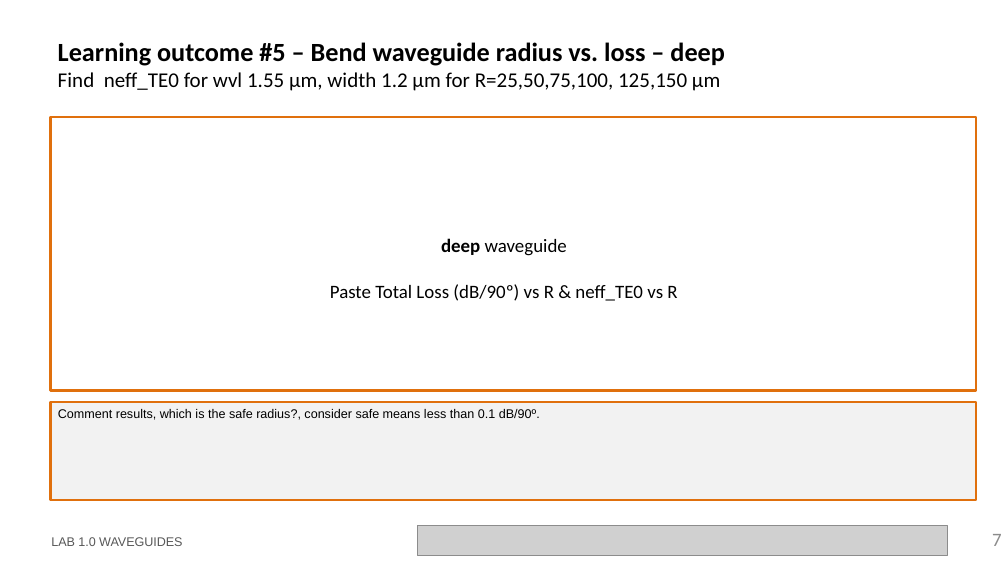
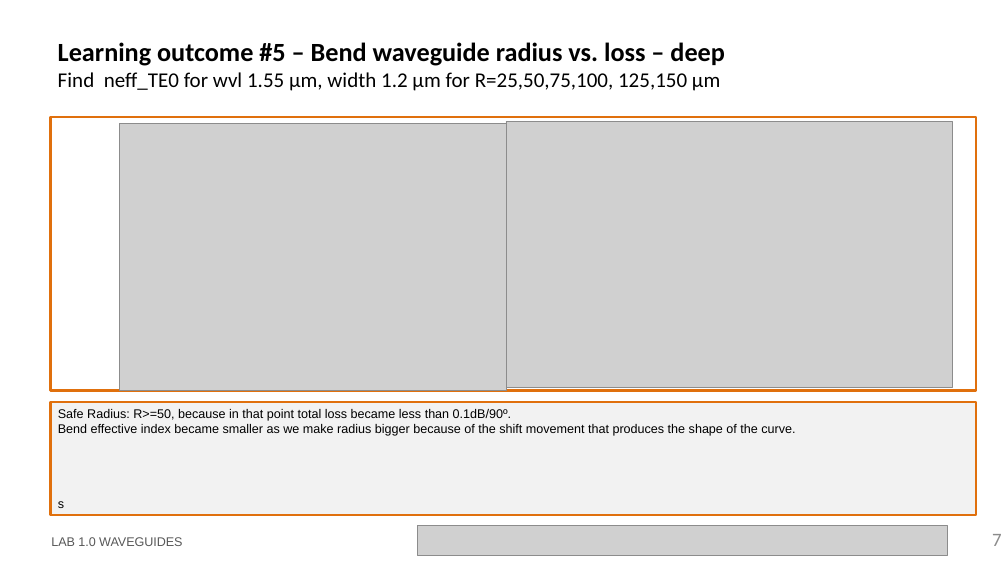
Before and after one commit to lorenagomezdiego/cifoin-lab1, a slide deck: slide 7 of LabBook_10.pptx. Drawn at 1008x567 pixels with LibreOffice and Linux fonts; fonts in the diff are those of the drawing; grey boxes stand for pictures; background and template pictures are left out. Boxes give left, top, right and bottom in pixels: in the first picture for what was removed or moved away, otherwise in the second. Text is boxed around its words. In the diff, an @@ line names an element or a change of style, - is before the commit and + after.

Commit message:
Exercise 4 and 5 done and commented on the pptx

```diff
--- a/LabBook_10.pptx
+++ b/LabBook_10.pptx
@@ picture added at <box>119,124,506,391</box> @@
@@ picture added at <box>506,122,953,387</box> @@
@@ rectangle "Safe Radius: R>=50, because in ...": place and size @@
-rectangle "Safe Radius: R>=50, because in ..." at <box>51,402,977,501</box>
+rectangle "Safe Radius: R>=50, because in ..." at <box>51,402,977,516</box>
@@ text in rectangle at <box>58,409,795,508</box>: text changed @@
-Comment results, which is the safe radius?, consider safe means less than 0.1 dB/90º.
+Safe Radius: R>=50, because in that point total loss became less than 0.1dB/90º.
+Bend effective index became smaller as we make radius bigger because of the shift movement that produces the shape of the curve.
+s
```
Also in this commit, not shown: 2 other slides changed, 4 other files.
